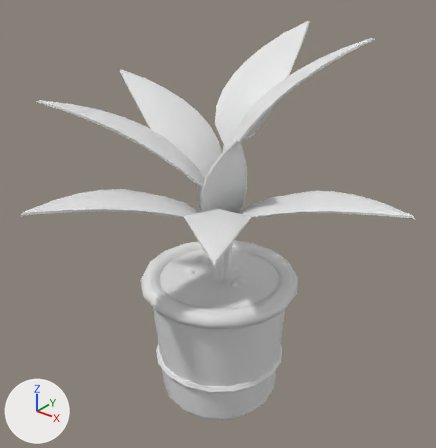
What one commit did to the FBX model Content/TheFinalTake/Meshes/Shared/Props/SM_Prop_PottedPlant.fbx.
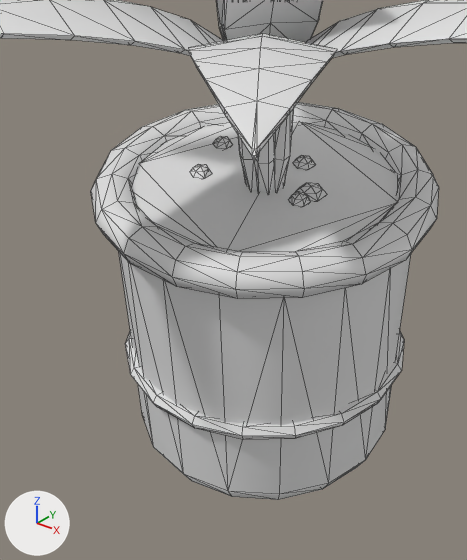
Each version is shown whole from a camera (50 mm lens) standing at (1.156, -1.453, 1.594) and looking at (0.038, -0.055, 0.728), then close up on the part from 23% to 71% of the width and 43% to 100% of the height. Lighting does not change. The marker at lower left points along +X, +Y and +Z. The first two pictures are the older version. The close-ups show mesh edges as thin lines. Where no turn or scale is listed for an object, it has been applied to the vertices.

Objects in the first close-up: 'SM_Prop_PottedPlant'.
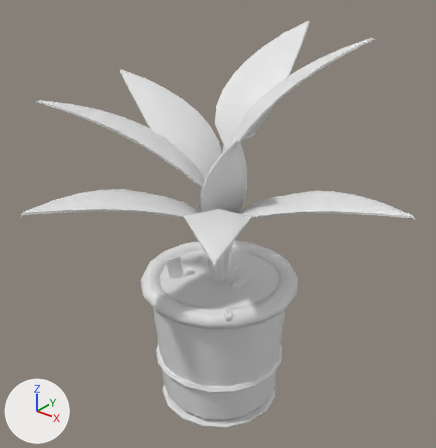
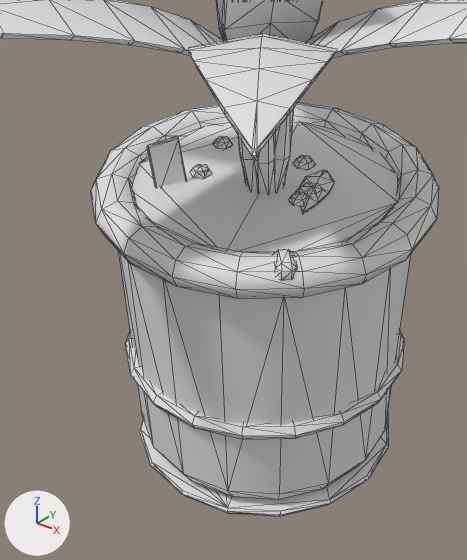
What differs and where, as boxes [x1, y1, x2, y2] in the close-ups (467 x 560 px):
'SM_Prop_PottedPlant', reshaped: before [0, 0, 467, 500]; after [0, 0, 467, 516]
part 1 of me_sm_prop_pottedplant_001, added: after [139, 414, 389, 516]
part 2 of me_sm_prop_pottedplant_001, added: after [299, 170, 334, 212]
part 3 of me_sm_prop_pottedplant_001, added: after [273, 249, 297, 280]
part 4 of me_sm_prop_pottedplant_001, added: after [147, 136, 187, 187]

What the commit changed:
me_sm_prop_pottedplant_001 is used by ob_sm_prop_pottedplant; location (0.0, 0.0, 0.0).
me_sm_prop_pottedplant_001 had 1101 vertices, 2106 faces and spanned x -0.554..0.661, y -0.639..0.454, z 0.0..1.316.
me_sm_prop_pottedplant_001 now has 1243 vertices, 2374 faces and spans x -0.554..0.661, y -0.639..0.454, z -0.023..1.316.
me_sm_prop_pottedplant_001 part 1: a new loose piece of 64 vertices spanning x -0.222..0.222, y -0.222..0.222, z -0.023..-0.001, in mat_m_ft_vertex (white #e7e7e7).
me_sm_prop_pottedplant_001 part 2: a new loose piece of 30 vertices spanning x 0.047..0.106, y -0.034..0.082, z 0.48..0.5, in mat_m_ft_vertex (white #e7e7e7).
me_sm_prop_pottedplant_001 part 3: a new loose piece of 24 vertices spanning x 0.152..0.198, y -0.198..-0.152, z 0.479..0.511, in mat_m_ft_vertex (white #e7e7e7).
me_sm_prop_pottedplant_001 part 4: a new loose piece of 24 vertices spanning x -0.139..-0.101, y -0.129..-0.071, z 0.471..0.569, in mat_m_ft_vertex (white #e7e7e7).
